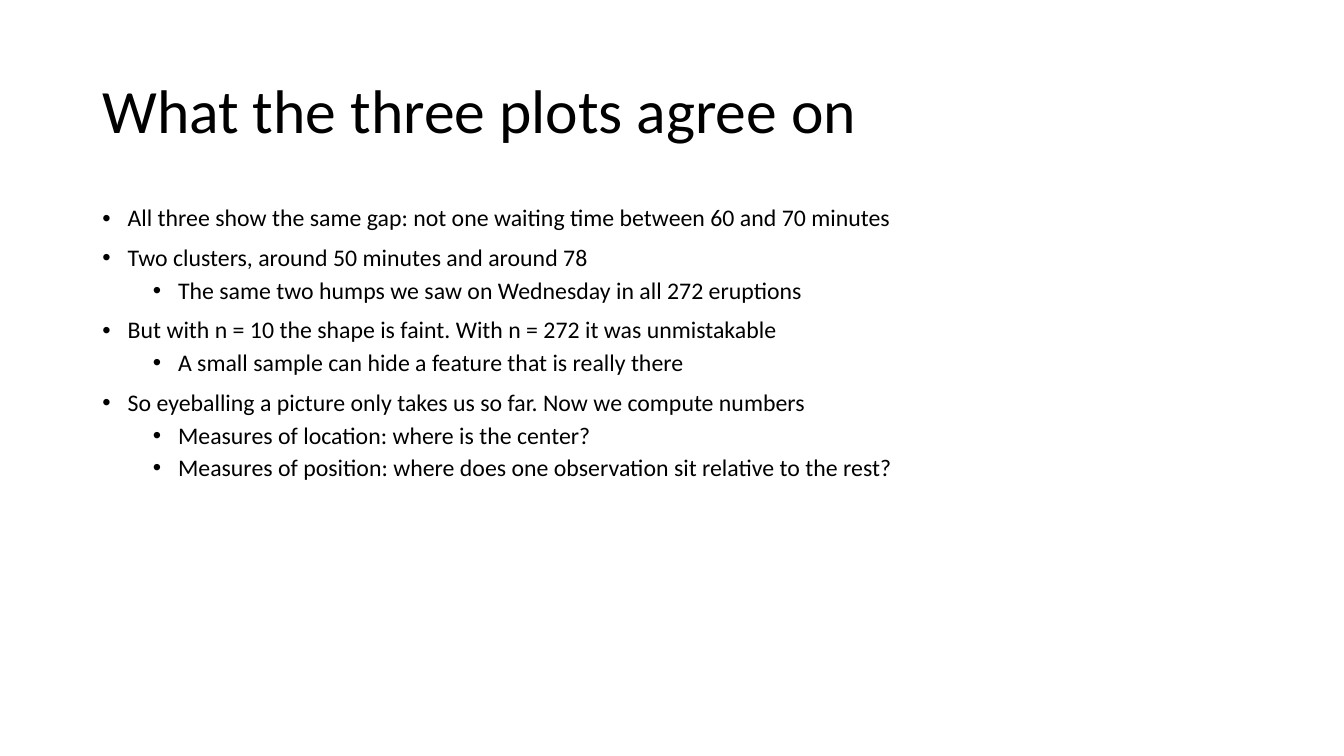
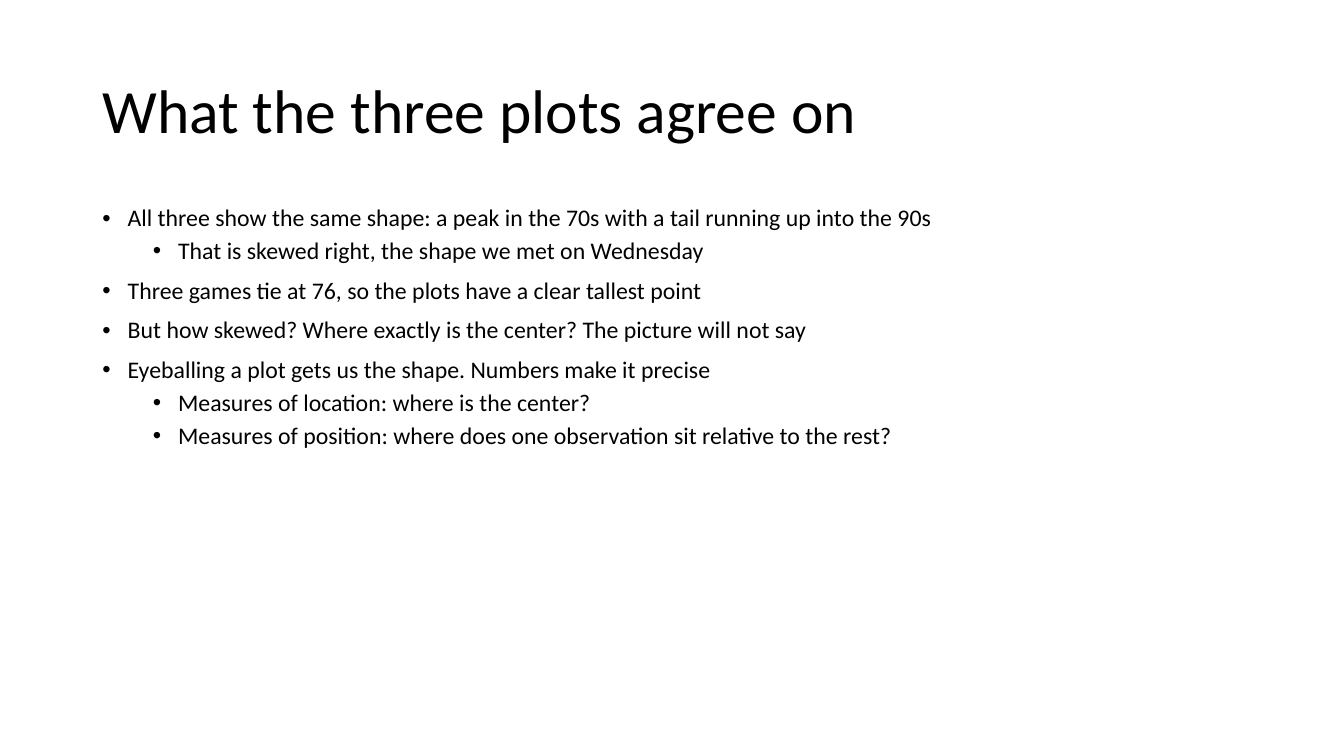
Before and after one commit to Jarred6068/Kvamme_UI_STAT251, a slide deck: slide 7 of docs/lecture_slides/Week 2/Week2_Lecture5_slides_1_19_2024.pptx. Drawn at 1344x756 pixels with LibreOffice and Linux fonts; fonts in the diff are those of the drawing. Boxes give left, top, right and bottom in pixels: in the first picture for what was removed or moved away, otherwise in the second. Text is boxed around its words. In the diff, an @@ line names an element or a change of style, - is before the commit and + after.

Commit message:
Refresh Lecture 5 review with game-score data
Replaced the old Faithful-based Lecture 5 review example with a reproducible sample of Metacritic video game critic scores. The figure generator now reads a new `video_game_critic_scores.csv`, creates an additional raw-data games table image, updates binning/labels/check outputs, and regenerates the review dotplot, histogram, and frequency table. Week 2 Lecture 5 slide files (PPTX/PDF) were updated to use the new visuals and narrative.

```diff
--- a/docs/lecture_slides/Week 2/Week2_Lecture5_slides_1_19_2024.pptx
+++ b/docs/lecture_slides/Week 2/Week2_Lecture5_slides_1_19_2024.pptx
@@ text at (128, 209, 930, 382): text changed @@
-• All three show the same gap: not one waiting time between 60 and 70 minutes
-• Two clusters, around 50 minutes and around 78
-  • The same two humps we saw on Wednesday in all 272 eruptions
-• But with n = 10 the shape is faint. With n = 272 it was unmistakable
-  • A small sample can hide a feature that is really there
-• So eyeballing a picture only takes us so far. Now we compute numbers
+• All three show the same shape: a peak in the 70s with a tail running up into the 90s
+  • That is skewed right, the shape we met on Wednesday
+• Three games tie at 76, so the plots have a clear tallest point
+• But how skewed? Where exactly is the center? The picture will not say
+• Eyeballing a plot gets us the shape. Numbers make it precise
```
Also in this commit, not shown: 4 other slides changed, 7 other files.
